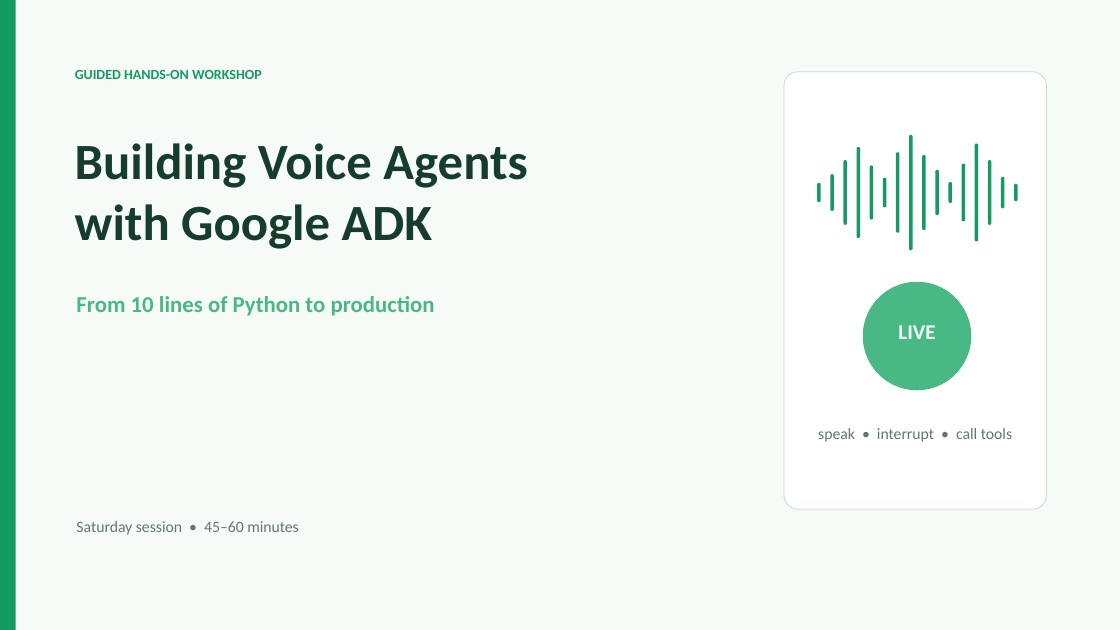
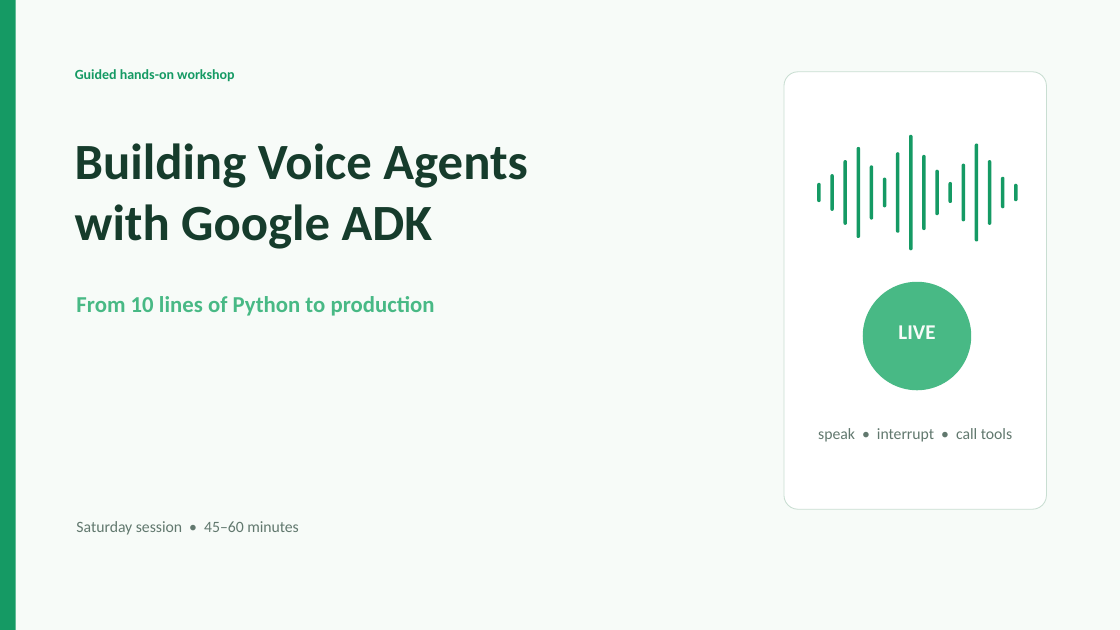
Before and after one commit to aswincsekar/adk-voice-workshop, a slide deck: slide 1 of slides/google-adk-voice-agents-workshop.pptx. Drawn at 1120x630 pixels with LibreOffice and Linux fonts; fonts in the diff are those of the drawing. Boxes give left, top, right and bottom in pixels: in the first picture for what was removed or moved away, otherwise in the second. Text is boxed around its words. In the diff, an @@ line names an element or a change of style, - is before the commit and + after.

Commit message:
Replace workshop stage directions with natural cues

```diff
--- a/slides/google-adk-voice-agents-workshop.pptx
+++ b/slides/google-adk-voice-agents-workshop.pptx
@@ text at [75,69,234,82]: text changed @@
-GUIDED HANDS-ON WORKSHOP
+Guided hands-on workshop
```
Also in this commit, not shown: 17 other slides changed.
